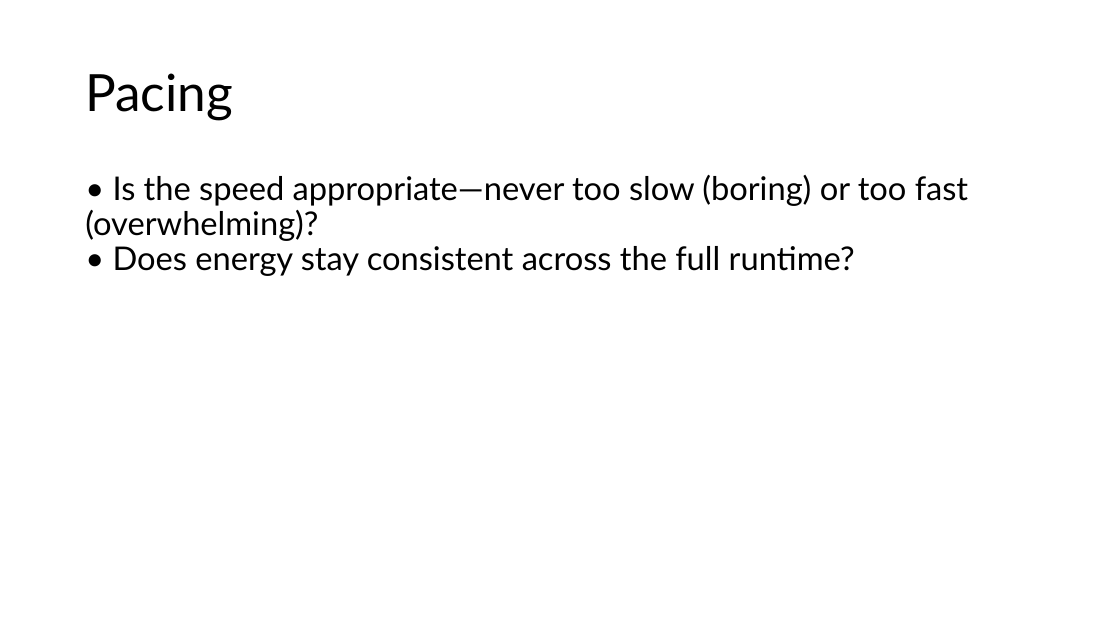
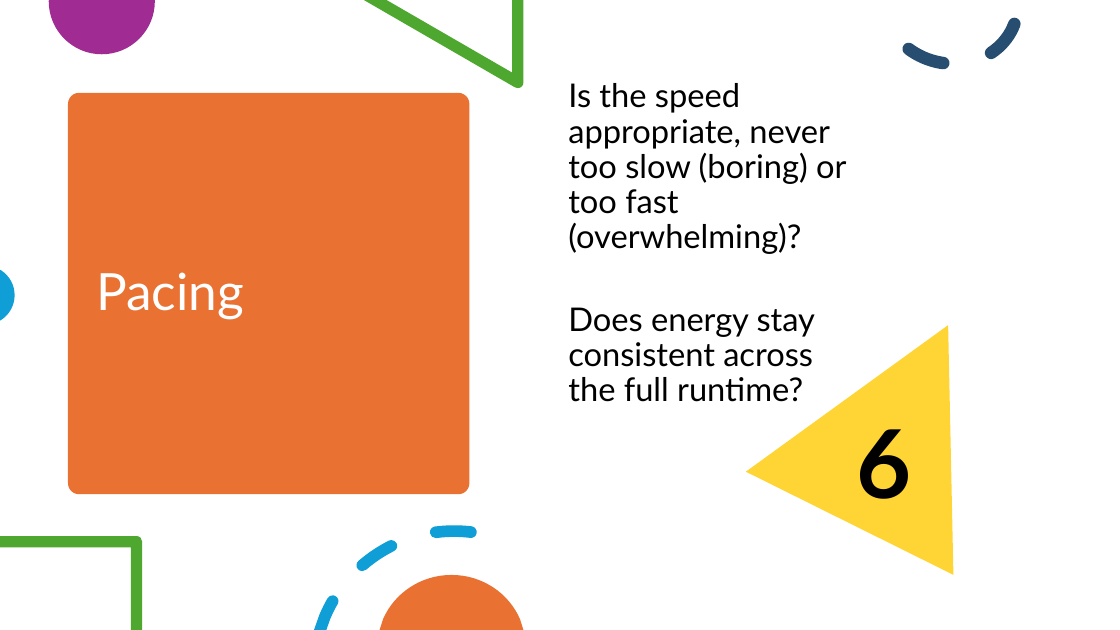
Before and after one commit to ElliotCookie/A-Beginners-Guide-to-Python, a slide deck: slide 9 of 0.0 - Infrastructure around coding - VS Code/1.0 - Learn Python.Org review.pptx. Drawn at 1120x630 pixels with LibreOffice and Linux fonts; fonts in the diff are those of the drawing. Boxes give left, top, right and bottom in pixels: in the first picture for what was removed or moved away, otherwise in the second. Text is boxed around its words. In the diff, an @@ line names an element or a change of style, - is before the commit and + after.

```diff
--- a/0.0 - Infrastructure around coding - VS Code/1.0 - Learn Python.Org review.pptx
+++ b/0.0 - Infrastructure around coding - VS Code/1.0 - Learn Python.Org review.pptx
@@ freeform shape added at <box>49,0,155,55</box>, fill #A02B93 @@
@@ freeform shape added at <box>364,0,523,88</box>, fill #4EA72E @@
@@ arc (boxed as its full ellipse) added at <box>863,0,1036,84</box>, outline #274E70 10.75 pt dashed @@
@@ text at <box>568,83,846,402</box>: text changed @@
-• Is the speed appropriate—never too slow (boring) or too fast (overwhelming)?
-• Does energy stay consistent across the full runtime?
+Is the speed appropriate, never too slow (boring) or too fast (overwhelming)?
+Does energy stay consistent across the full runtime?
@@ rounded rectangle added at <box>68,93,470,495</box>, fill #E97132 @@
@@ title "Pacing": place and size @@
-title "Pacing" at <box>85,73,233,120</box>
+title "Pacing" at <box>96,272,244,320</box>
@@ title "Pacing" at <box>96,272,244,320</box>: text colour #000000 to #FFFFFF @@
@@ freeform shape added at <box>0,270,14,320</box>, fill #0F9ED5 @@
@@ triangle added at <box>746,273,1052,574</box>, fill #FFD535 @@
@@ text added at <box>857,429,912,499</box>, 81.4 pt, text #000000, bold @@
+6
@@ freeform shape added at <box>0,536,142,630</box>, fill #4EA72E @@
@@ freeform shape added at <box>314,525,477,630</box>, fill #0F9ED5 @@
@@ freeform shape added at <box>380,575,523,630</box>, fill #E97132 @@
```
Also in this commit, not shown: 12 other slides changed, 3 slides added, 1 slide removed, 1 other file.
